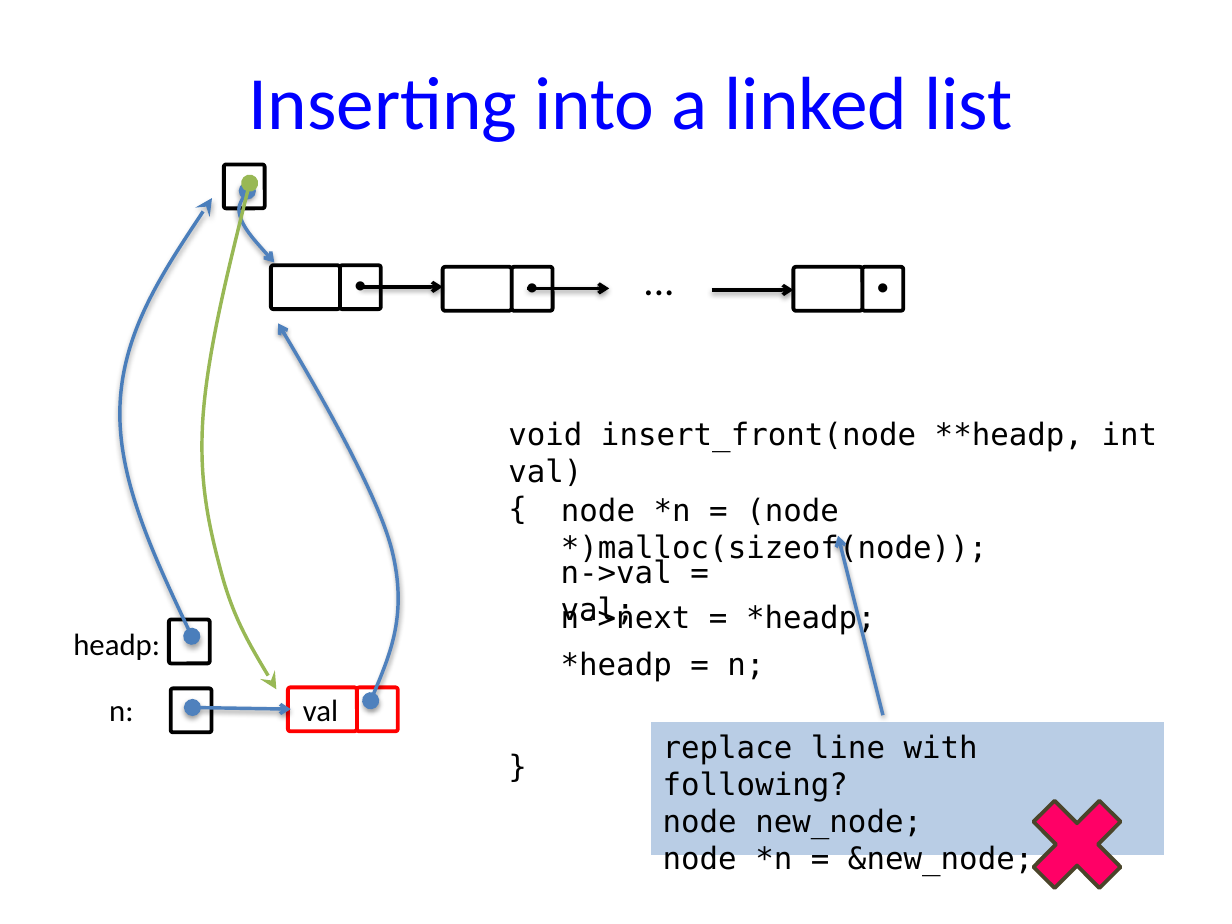
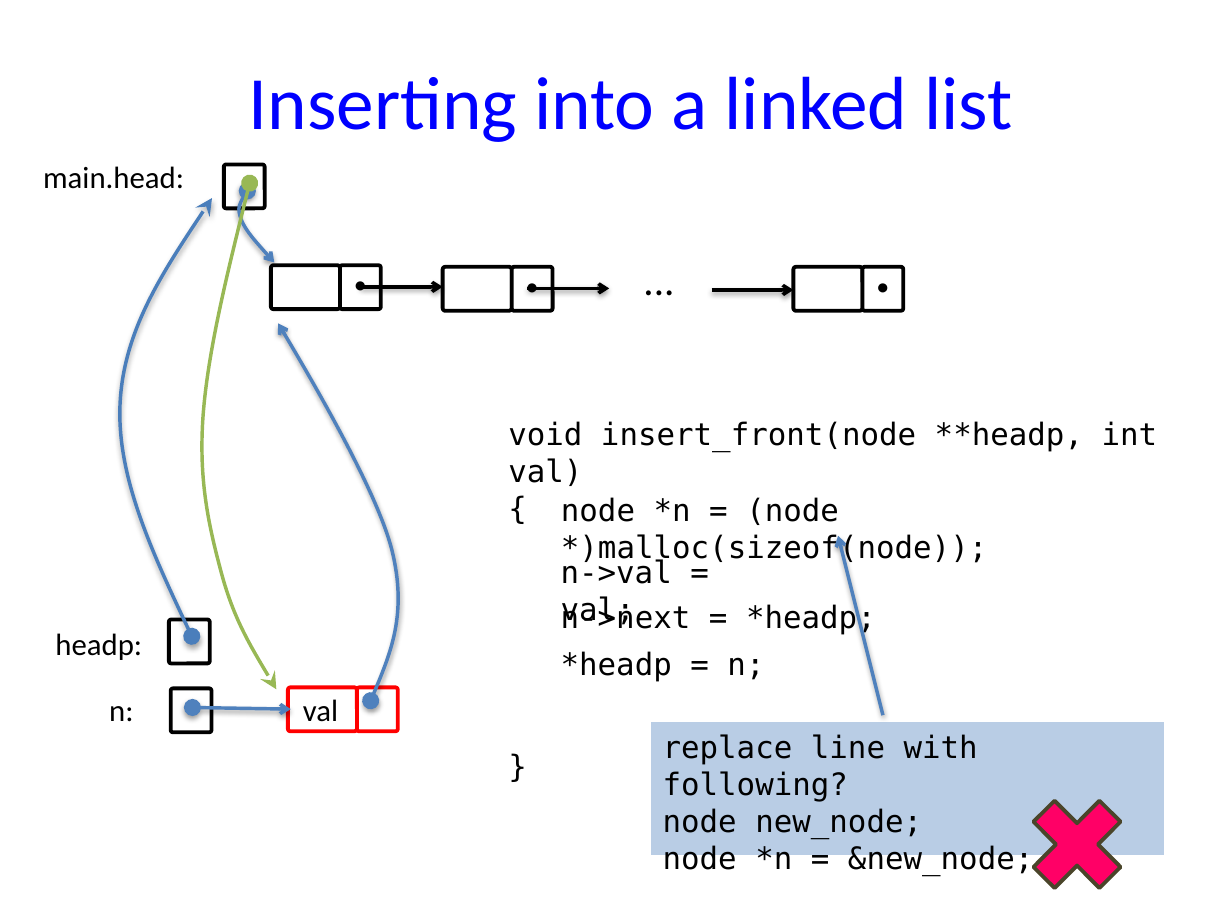
Before and after one commit to NYU-CSO/nyu-cso.github.io, a slide deck: slide 17 of notes/06-struct-malloc.pptx. Drawn at 1232x924 pixels with LibreOffice and Linux fonts; fonts in the diff are those of the drawing. Boxes give left, top, right and bottom in pixels: in the first picture for what was removed or moved away, otherwise in the second. Text is boxed around its words. In the diff, an @@ line names an element or a change of style, - is before the commit and + after.

```diff
--- a/notes/06-struct-malloc.pptx
+++ b/notes/06-struct-malloc.pptx
@@ text added at (43, 166, 184, 189), 18 pt, text #000000 @@
+main.head:
@@ text "headp:": place and size @@
-text "headp:" at (73, 633, 160, 660)
+text "headp:" at (55, 633, 142, 660)
```
Also in this commit, not shown: 6 other slides changed, 1 other file.
